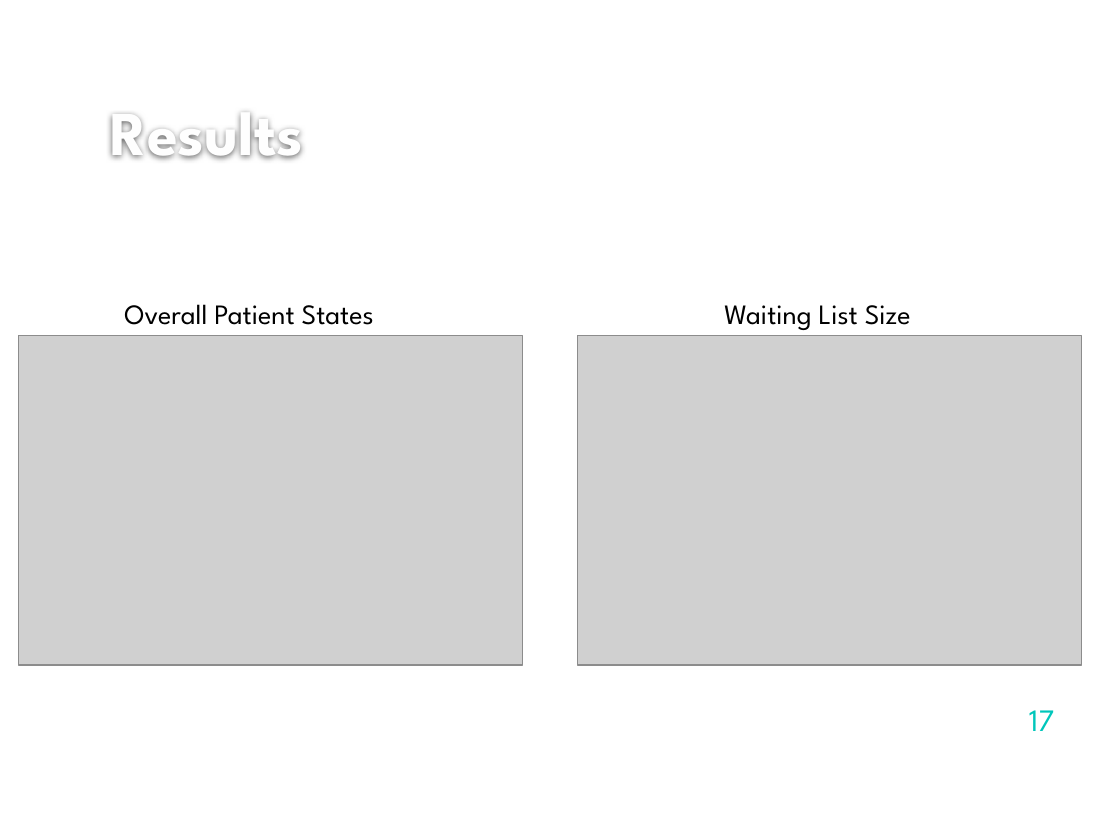
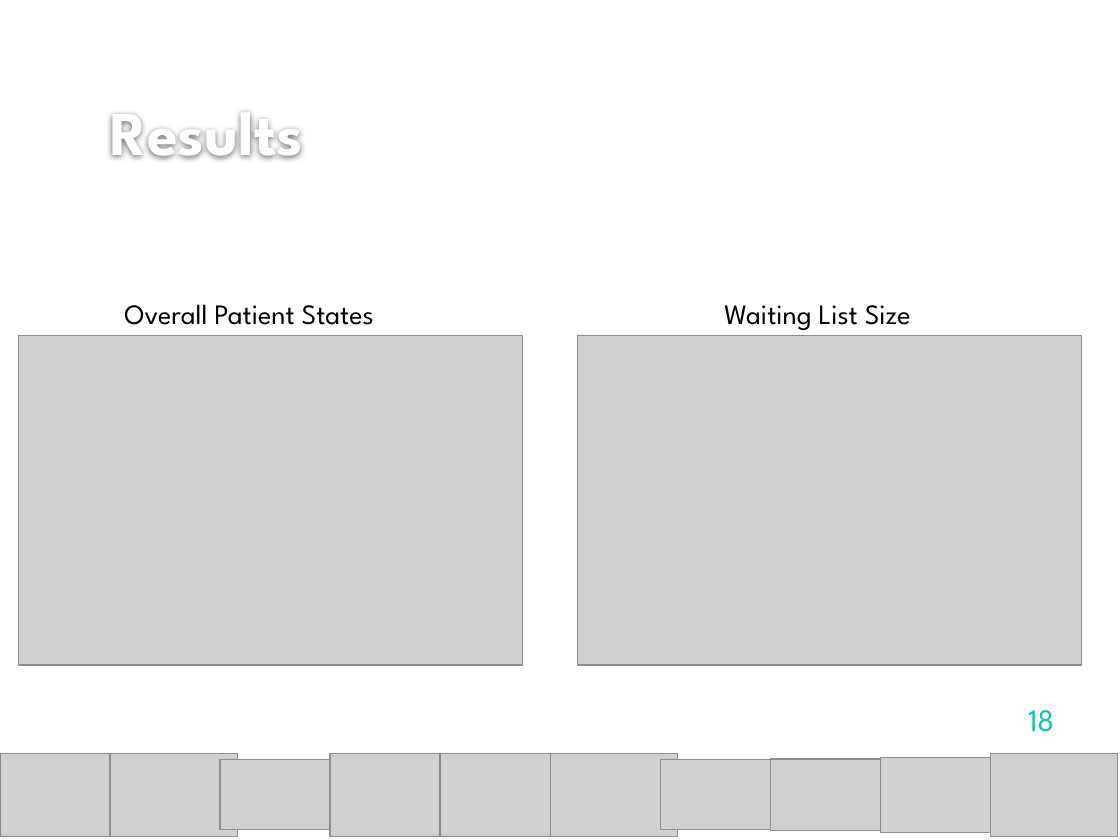
Before and after one commit to ceharvs/waitinglist, a slide deck: slide 18 of Harvey_Presentation.pptx (slide 17 before the commit). Drawn at 1120x840 pixels with LibreOffice and Linux fonts; fonts in the diff are those of the drawing; grey boxes stand for pictures; background and template pictures are left out. Boxes give left, top, right and bottom in pixels: in the first picture for what was removed or moved away, otherwise in the second. Text is boxed around its words. In the diff, an @@ line names an element or a change of style, - is before the commit and + after.

```diff
--- a/Harvey_Presentation.pptx
+++ b/Harvey_Presentation.pptx
@@ page number at [1028,710,1054,732]: text changed @@
-17
+18
@@ group added at [0,754,1118,837]: 10 pictures @@
```
Also in this commit, not shown: 4 other slides changed, 1 slide added, 1 other file.
